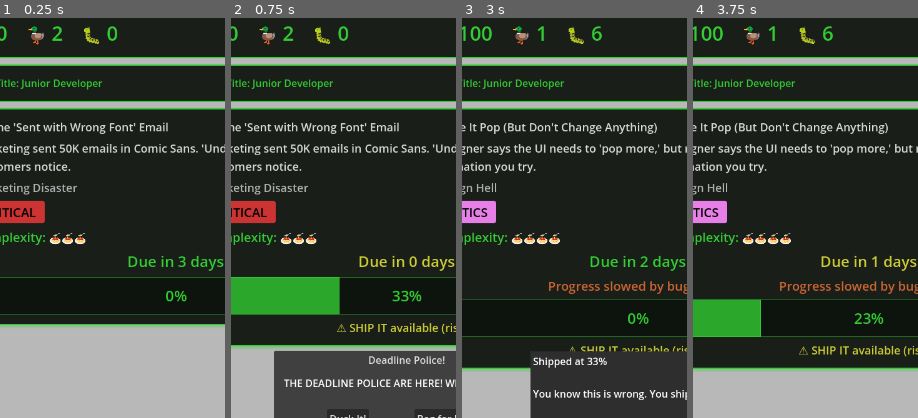
Above: before the commit, frames 1-4 (left to right).
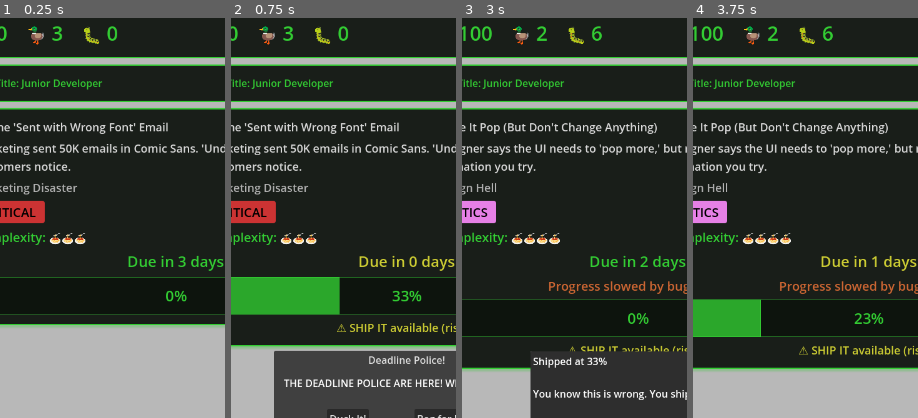
Above: after the commit, the same moments.

Repository: lmchoi/alt-f-this
Game: Godot game, scene res://scenes/game_ui.tscn
Same seed, same stepped clock (60 frames per second), same inputs: the game is played once before the commit and once after it.
Inputs:
- Up to frame 1 (0.25 s): no input
- Up to frame 2 (0.75 s): click "Work £100" at 0.5 s
- Up to frame 3 (3 s): click "Side Hustle £200" at 1.25 s; click "SHIP IT (Complete Now)" at 2 s; click "Duck It!" at 2.75 s
- Up to frame 4 (3.75 s): click "Work £100" at 3.5 s
The pictures show only the part of the screen within x 11-61%, y 2-52%; the shares and areas given below are measured in that part.

The runs differ from the first frame. In frame 1, less than 0.1% of the frame differs, in the area x 23-28%, y 2-6%; in frame 2, less than 0.1%; in frame 3, 0.1%, in the area x 33-38%, y 2-6%; in frame 4, 0.1%.

Commit message:
Update initial ducks to 3

Diff:
--- a/autoloads/game_manager.gd
+++ b/autoloads/game_manager.gd
@@ -45,7 +45,7 @@
 		salary = value
 		salary_changed.emit(salary)
 
-var ducks := 2:
+var ducks := 3:
 	set(value):
 		ducks = value
 		ducks_changed.emit(ducks)
Not shown, changed: reference/game-formulas.md
Not shown, changed: reference/implementation-status.md
